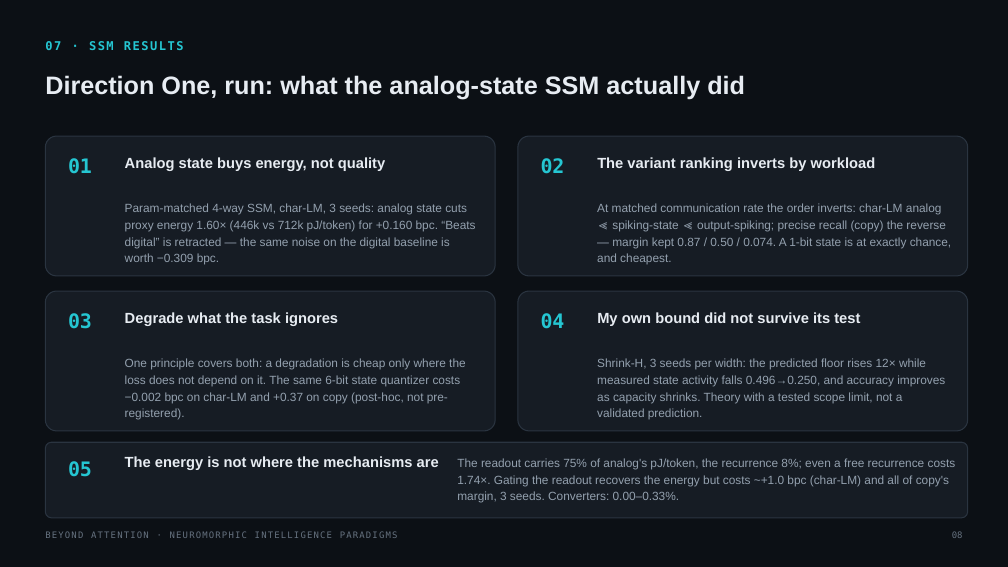
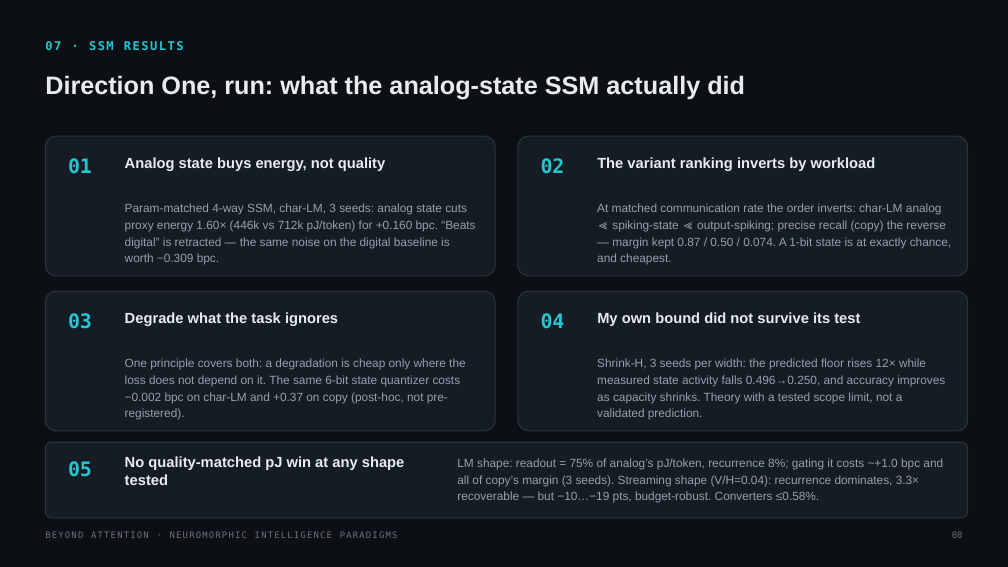
Before and after one commit to zeyuyuyu/sparsity-ceiling, a slide deck: slide 8 of talk/beyond_attention_paradigms.pptx. Drawn at 1008x567 pixels with LibreOffice and Linux fonts; fonts in the diff are those of the drawing. Boxes give left, top, right and bottom in pixels: in the first picture for what was removed or moved away, otherwise in the second. Text is boxed around its words. In the diff, an @@ line names an element or a change of style, - is before the commit and + after.

```diff
--- a/talk/beyond_attention_paradigms.pptx
+++ b/talk/beyond_attention_paradigms.pptx
@@ text at box(125, 456, 405, 485): text changed @@
-The energy is not where the mechanisms are
+No quality-matched pJ win at any shape tested
@@ text at box(457, 458, 943, 503): text changed @@
-The readout carries 75% of analog's pJ/token, the recurrence 8%; even a free recurrence costs 1.74×. Gating the readout recovers the energy but costs ~+1.0 bpc (char-LM) and all of copy's margin, 3 seeds. Converters: 0.00–0.33%.
+LM shape: readout = 75% of analog’s pJ/token, recurrence 8%; gating it costs ~+1.0 bpc and all of copy’s margin (3 seeds). Streaming shape (V/H=0.04): recurrence dominates, 3.3× recoverable — but −10…−19 pts, budget-robust. Converters ≤0.58%.
```
Also in this commit, not shown: 1 other slide changed, 4 other files.
